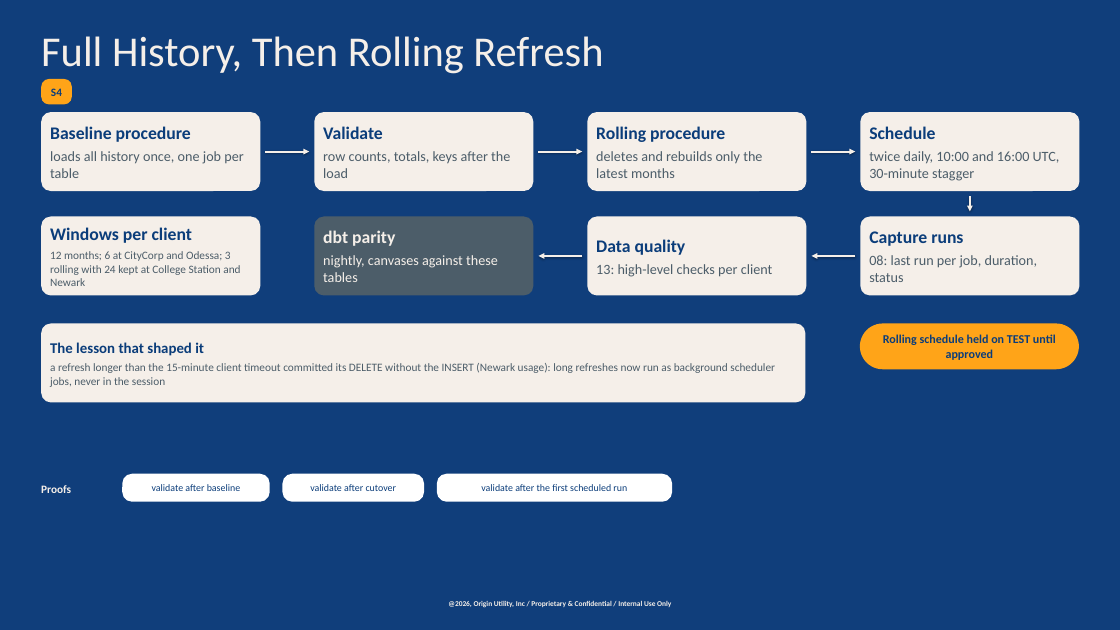
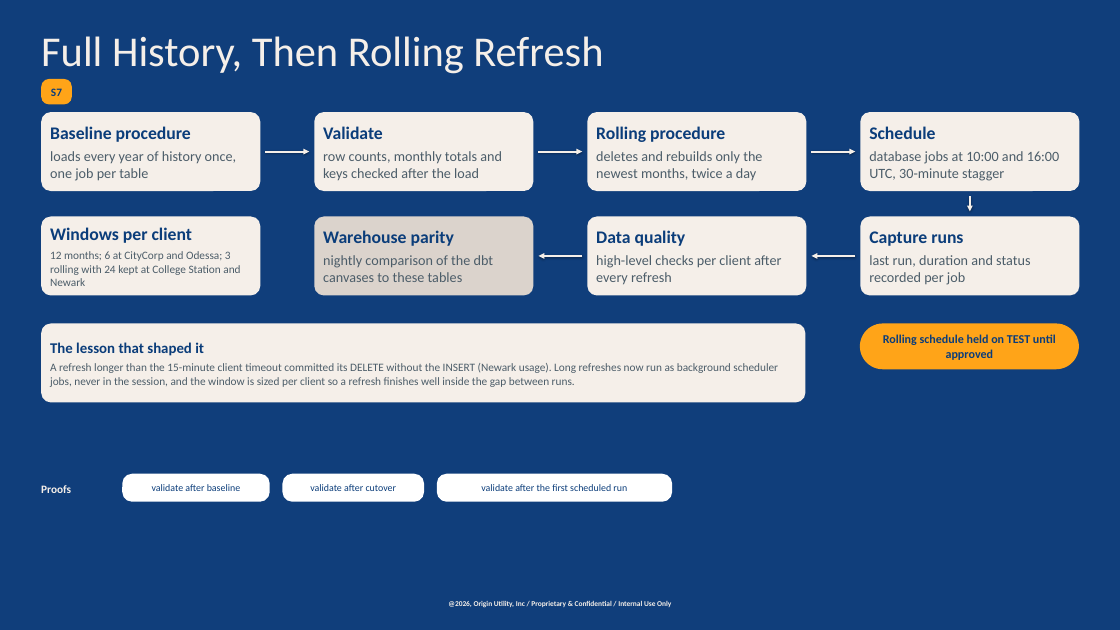
Before and after one commit to chasepowers59/OriginBA, a slide deck: slide 8 of jaspersoft/docs/OriginBA_Automated_Deployment.pptx (slide 5 before the commit). Drawn at 1120x630 pixels with LibreOffice and Linux fonts; fonts in the diff are those of the drawing; background and template pictures are left out; a plain dark background stands for a picture behind light text. Boxes give left, top, right and bottom in pixels: in the first picture for what was removed or moved away, otherwise in the second. Text is boxed around its words. In the diff, an @@ line names an element or a change of style, - is before the commit and + after.

```diff
--- a/jaspersoft/docs/OriginBA_Automated_Deployment.pptx
+++ b/jaspersoft/docs/OriginBA_Automated_Deployment.pptx
@@ text in rounded rectangle at [51, 88, 62, 96]: text changed @@
-S4
+S7
@@ text in rounded rectangle at [50, 151, 236, 181]: text changed @@
-loads all history once, one job per table
+loads every year of history once, one job per table
@@ text in rounded rectangle at [323, 151, 502, 180]: text changed @@
-row counts, totals, keys after the load
+row counts, monthly totals and keys checked after the load
@@ text in rounded rectangle at [596, 151, 762, 180]: text changed @@
-deletes and rebuilds only the latest months
+deletes and rebuilds only the newest months, twice a day
@@ text in rounded rectangle at [869, 151, 1059, 181]: text changed @@
-twice daily, 10:00 and 16:00 UTC, 30-minute stagger
+database jobs at 10:00 and 16:00 UTC, 30-minute stagger
@@ rounded rectangle "Warehouse parity" at [314, 216, 533, 295]: fill #4C5D69 to #DBD3CC @@
@@ text in rounded rectangle at [323, 230, 494, 282]: text changed; text colour #F5EFE9 to #4C5D69 @@
-dbt parity
-nightly, canvases against these tables
+Warehouse parity
+nightly comparison of the dbt canvases to these tables
@@ text in rounded rectangle at [596, 255, 781, 285]: text changed @@
-13: high-level checks per client
+high-level checks per client after every refresh
@@ text in rounded rectangle at [869, 255, 1030, 285]: text changed @@
-08: last run per job, duration, status
+last run, duration and status recorded per job
@@ text in rounded rectangle at [50, 363, 778, 387]: text changed @@
-a refresh longer than the 15-minute client timeout committed its DELETE without the INSERT (Newark usage): long refreshes now run as background scheduler jobs, never in the session
+A refresh longer than the 15-minute client timeout committed its DELETE without the INSERT (Newark usage). Long refreshes now run as background scheduler jobs, never in the session, and the window is sized per client so a refresh finishes well inside the gap between runs.
```
Also in this commit, not shown: 9 other slides changed, 6 slides added, 2 slides removed, 4 other files.
